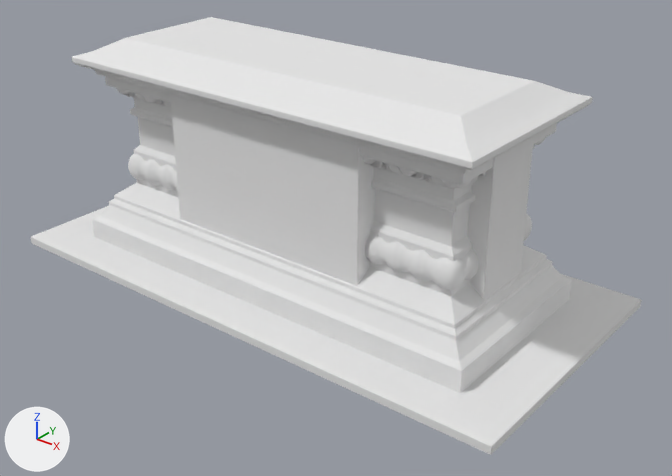
The OBJ model WorkingDir/Media/MapModels/GraveStones/simon.obj, before and after one commit.
Both versions are drawn from a 50 mm camera at (54.9, -65.4, 45.3) aimed at (3.4, -1.0, 5.4). Arrows for +X, +Y and +Z are at lower left; the lights stay in place. Where no turn or scale is listed for an object, it has been applied to the vertices.

Before the edit, the objects in view are built like this:
```python
mat_lambert12sg = principled_material('lambert12SG')
mat_lambert12sg.base_color = (0.8, 0.8, 0.8)  # white #e7e7e7
mat_lambert12sg.roughness = 1.0
mat_lambert13sg = principled_material('lambert13SG')
mat_lambert13sg.base_color = (0.8, 0.8, 0.8)  # white #e7e7e7
mat_lambert13sg.roughness = 1.0
me_simon = bpy.data.meshes.new('simon')
me_simon.from_pydata(...)  # 6547 vertices, 5652 faces; spans x -29.0..29.0, y -14.3..14.3, z 0.0..22.6
# faces by material slot: [20, 5632]
me_simon.materials.append(mat_lambert13sg)  # white #e7e7e7
me_simon.materials.append(mat_lambert12sg)  # white #e7e7e7
ob_simon = bpy.data.objects.new('simon', me_simon)
ob_simon.location = (0.0, 0.0, 0.0)
```
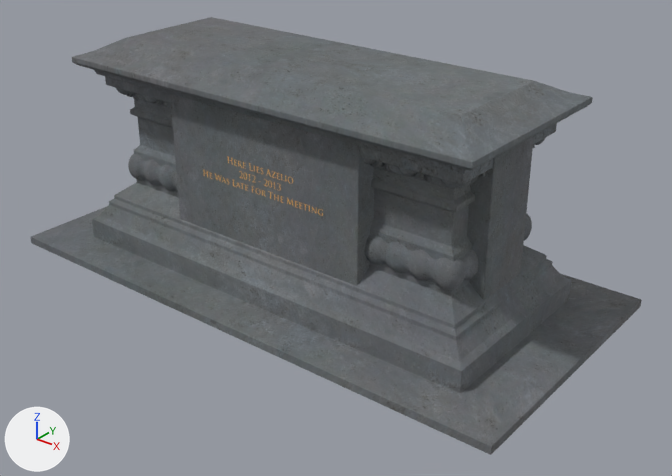
What changed in the scene script:
```text
Add img_simon_tomb_png:
    img_simon_tomb_png = load_image('simon_tomb.png', 'simon_tomb.png', 1024, 1024, 'sRGB')
Add img_simon_stone_png:
    img_simon_stone_png = load_image('simon_stone.png', 'simon_stone.png', 1024, 1024, 'sRGB')
Change mat_lambert13sg:
    remove mat_lambert13sg.base_color = (0.8, 0.8, 0.8)  # white #e7e7e7
    add mat_lambert13sg.texture = img_simon_stone_png
Change mat_lambert12sg:
    remove mat_lambert12sg.base_color = (0.8, 0.8, 0.8)  # white #e7e7e7
    add mat_lambert12sg.texture = img_simon_tomb_png
```

What differs and where, as boxes (x1, y1, x2, y2) in the pictures (672 x 476 px):
'simon', surface changed (white to grey)
    both: (31, 17, 642, 455)
